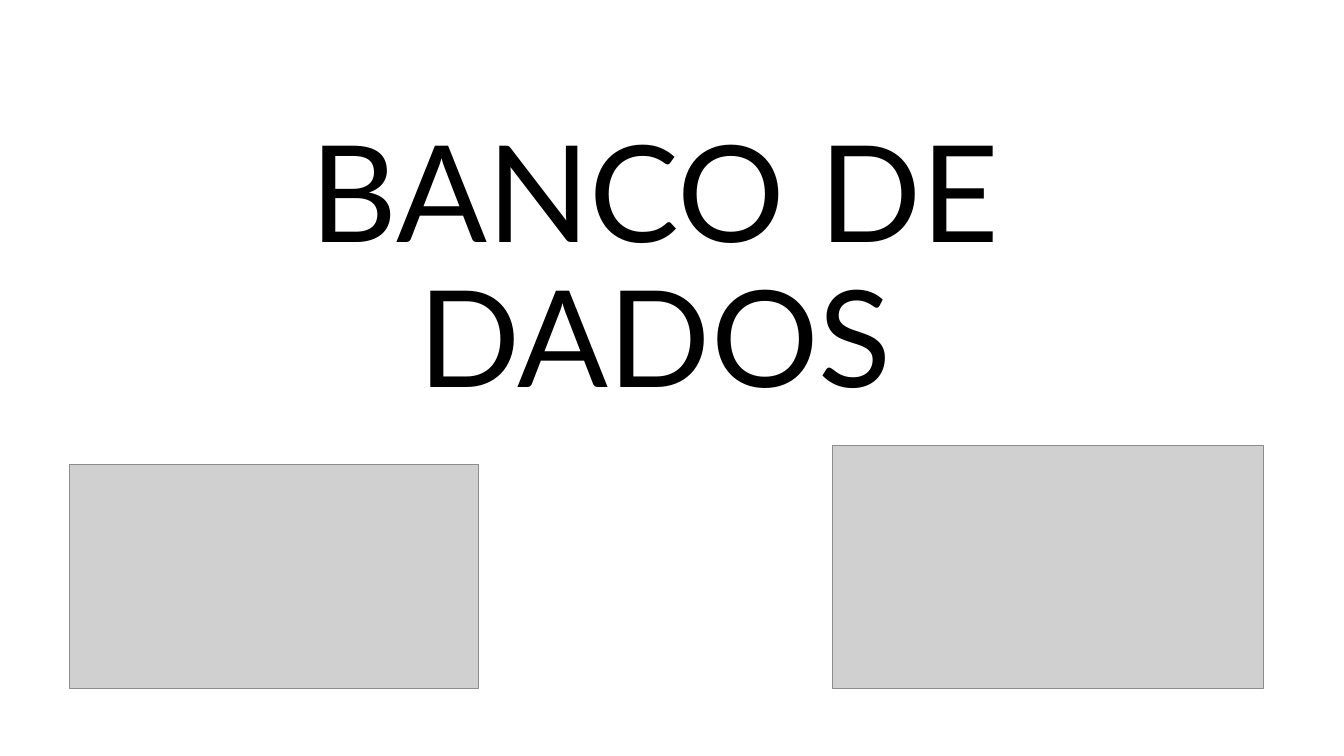
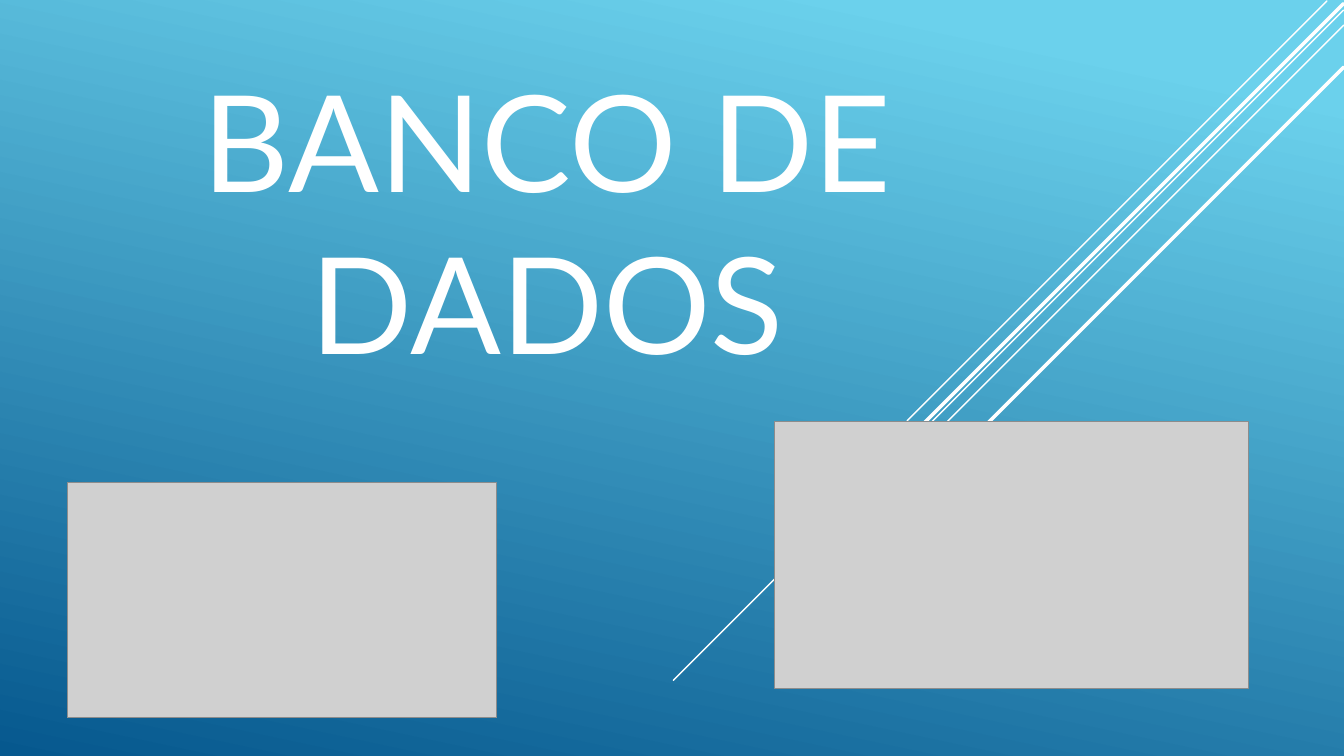
Before and after one commit to TarsilaMoreno/becajava.aulasql2, a slide deck: slide 1 of bancodedados.pptx. Drawn at 1344x756 pixels with LibreOffice and Linux fonts; fonts in the diff are those of the drawing; grey boxes stand for pictures. Boxes give left, top, right and bottom in pixels: in the first picture for what was removed or moved away, otherwise in the second. Text is boxed around its words. In the diff, an @@ line names an element or a change of style, - is before the commit and + after.

```diff
--- a/bancodedados.pptx
+++ b/bancodedados.pptx
@@ background #FFFFFF to gradient #6ED2EB to #06588E @@
@@ line added from (1344, 10) to (674, 681), #FFFFFF 1 pt @@
@@ line added from (1344, 25) to (798, 572), #FFFFFF 1 pt @@
@@ line added from (1344, 4) to (809, 538), #FFFFFF 2.5 pt @@
@@ line added from (1327, 1) to (907, 421), #FFFFFF 1 pt @@
@@ title "BANCO DE DADOS": place and size @@
-title "BANCO DE DADOS" at (311, 144, 999, 388)
+title "BANCO DE DADOS" at (203, 94, 892, 355)
@@ title "BANCO DE DADOS" at (203, 94, 892, 355): text colour #000000 to #FFFFFF; line spacing 0.9 to 1 @@
@@ line added from (1344, 68) to (865, 546), #FFFFFF 2.5 pt @@
@@ picture: place and size @@
-picture at (833, 446, 1264, 688)
+picture at (774, 421, 1248, 688)
@@ picture: place and size @@
-picture at (70, 465, 478, 689)
+picture at (68, 483, 497, 719)
```
Also in this commit, not shown: 5 other slides changed, 3 slides added.
